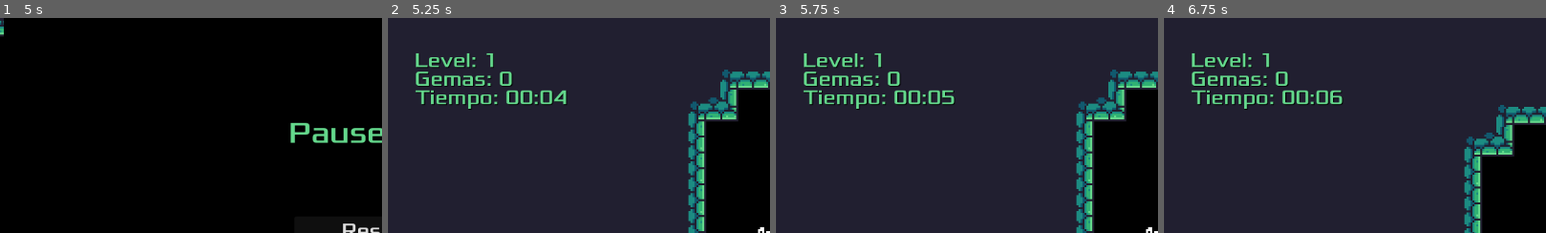
Above: before the commit, frames 1-4 (left to right).
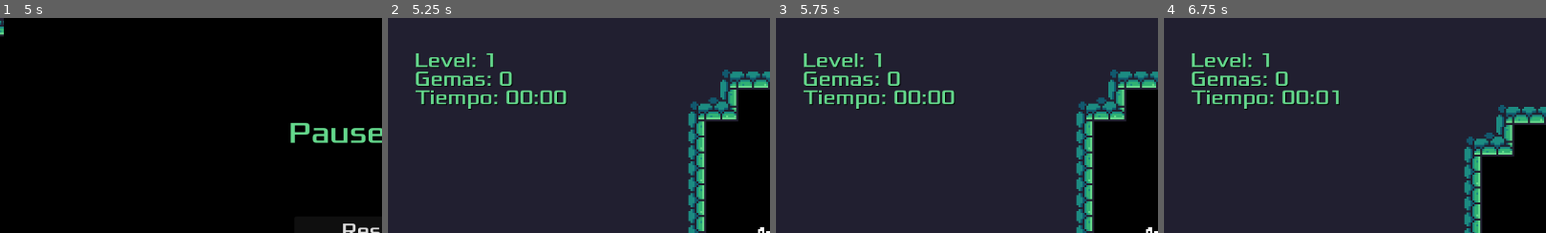
Above: after the commit, the same moments.

Repository: itsjoacor/Boss2
Game: Godot game, scene res://Menu/Main Menu/main_menu.tscn
Same seed, same stepped clock (60 frames per second), same inputs: the game is played once before the commit and once after it. Sound files missing from this copy of the repository are replaced by a short silence.
Inputs:
- Up to frame 1 (5 s): click "Comenzar" at 0.5 s; tap Enter at 1.25 s; hold D (move_right) 1.28-2.78 s; tap J (jump) at 1.52, 2.27, 3.77, 4.52 s; hold A (move_left) 2.78-3.53 s; hold D (move_right) from 3.53 s (still down); tap P (pause) at 4.9 s
- Up to frame 2 (5.25 s): release D (move_right) at 5 s; click "Reiniciar" at 5 s
- Up to frame 3 (5.75 s): no input
- Up to frame 4 (6.75 s): tap Space at 5.75 s; hold A (move_left) 5.78-6.53 s; tap J (jump) at 6.02 s; hold D (move_right) from 6.53 s (still down)
The pictures show only the part of the screen within x 0-50%, y 0-50%; the shares and areas given below are measured in that part.

Frame 1 is identical in both runs. In frame 2, 0.1% of the frame differs, in the area x 43-47%, y 33-41%; in frame 3, less than 0.1%; in frame 4, 0.2%.

Commit message:
BossV1.2 - qfix restarPauseTimer

Diff:
--- a/NewGmePlattformer/Menu/Pause Menu/pause_menu.gd
+++ b/NewGmePlattformer/Menu/Pause Menu/pause_menu.gd
@@ -8,10 +8,12 @@
 	resume_requested.emit()
 
 func _on_restart_pressed():
+	Global.elapsed_time = 0.0
+	Global.start_timer()
 	Global.gems_collected = 0  # Reset gems
 	get_tree().paused = false
 	get_tree().reload_current_scene()
 
 func _on_quit_pressed():
-	Global.gems_collected = 0  # Reset gems
+	Global.gems_collected = 0  # Reset gemsd
 	get_tree().quit()
Not shown, changed: NewGmePlattformer/export_presets.cfg
